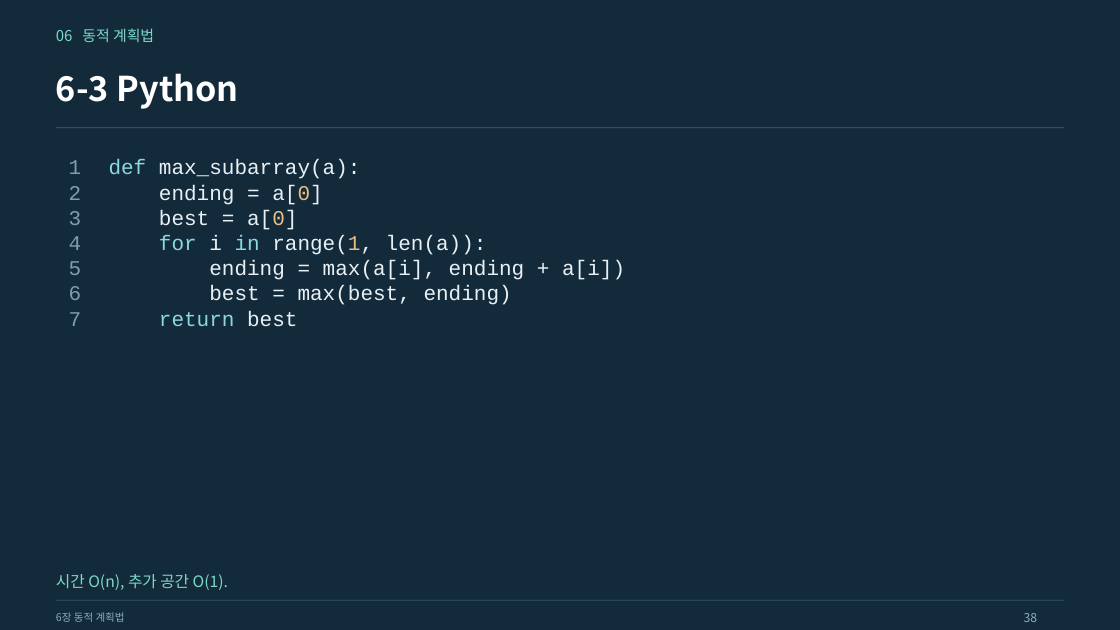
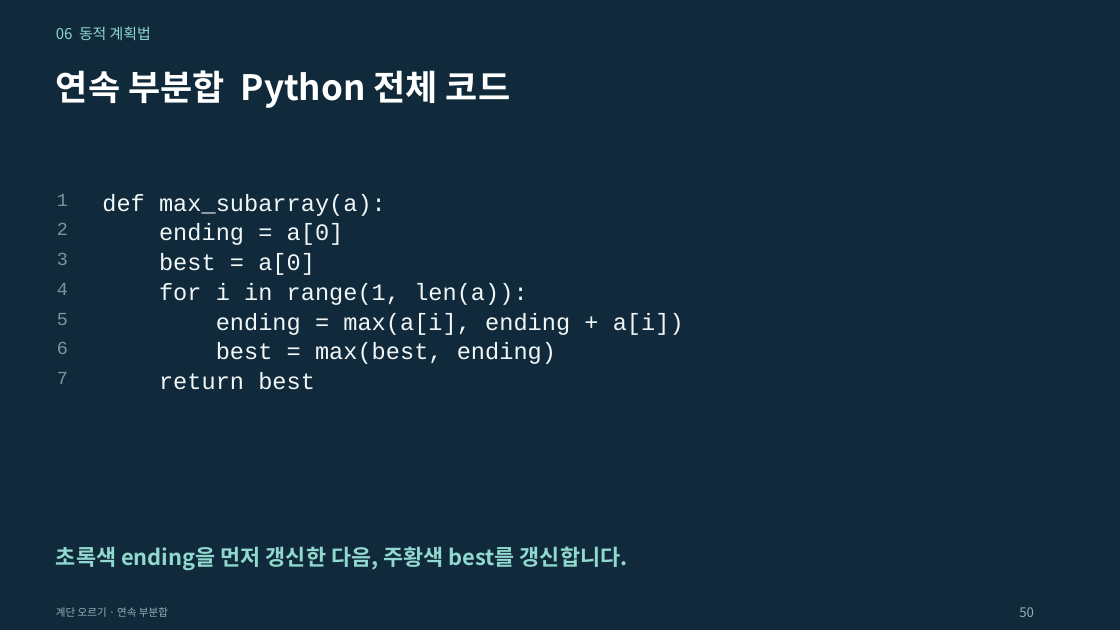
Before and after one commit to Sangdon-Park/Sangdon-Park.github.io, a slide deck: slide 50 of data/알고리즘/6장_동적_계획법.pptx (slide 38 before the commit). Drawn at 1120x630 pixels with LibreOffice and Linux fonts; fonts in the diff are those of the drawing. Boxes give left, top, right and bottom in pixels: in the first picture for what was removed or moved away, otherwise in the second. Text is boxed around its words. In the diff, an @@ line names an element or a change of style, - is before the commit and + after.

```diff
--- a/data/알고리즘/6장_동적_계획법.pptx
+++ b/data/알고리즘/6장_동적_계획법.pptx
@@ background #132A3B to #102A3B @@
@@ text "06 동적 계획법" at (x1=56, y1=26, x2=151, y2=40): text colour #7CD7CC to #8ED7CE; line spacing 1.12 to 1.1 @@
@@ text removed at (x1=56, y1=73, x2=239, y2=109) @@
-6-3 Python
@@ text added at (x1=56, y1=70, x2=510, y2=108), 30 pt, text #FFFFFF, bold @@
+연속 부분합 Python 전체 코드
@@ line removed from (56, 128) to (1065, 128) @@
@@ text removed at (x1=69, y1=160, x2=82, y2=326) @@
-1
-2
-3
-4
-5
-6
-7
@@ text at (x1=109, y1=160, x2=487, y2=255): paragraphs removed @@
-def max_subarray(a):
-ending = a[0]
-best = a[0]
-for i in range(1, len(a)):
@@ text added at (x1=57, y1=194, x2=68, y2=206), 15.8 pt, text #7795A3 @@
+1
@@ text added at (x1=102, y1=194, x2=386, y2=216), 20.2 pt, text #F1F6F7 @@
+def max_subarray(a):
@@ text added at (x1=57, y1=223, x2=68, y2=235), 15.8 pt, text #7795A3 @@
+2
@@ text added at (x1=159, y1=223, x2=344, y2=245), 20.2 pt, text #F1F6F7 @@
+ending = a[0]
@@ text added at (x1=57, y1=253, x2=68, y2=265), 15.8 pt, text #7795A3 @@
+3
@@ text added at (x1=159, y1=253, x2=315, y2=275), 20.2 pt, text #F1F6F7 @@
+best = a[0]
@@ text added at (x1=57, y1=283, x2=68, y2=295), 15.8 pt, text #7795A3 @@
+4
@@ text at (x1=159, y1=286, x2=512, y2=326): paragraphs removed @@
-best = max(best, ending)
-return best
@@ text added at (x1=159, y1=283, x2=527, y2=305), 20.2 pt, text #F1F6F7 @@
+for i in range(1, len(a)):
@@ text added at (x1=57, y1=313, x2=68, y2=325), 15.8 pt, text #7795A3 @@
+5
@@ text "ending = max(a[i], ending + ..." moved from (x1=109, y1=160, x2=625, y2=326) to (x1=216, y1=313, x2=684, y2=335) @@
@@ text "ending = max(a[i], ending + ..." at (x1=216, y1=313, x2=684, y2=335): size 18 to 20.2 pt, text colour #E8F0F4 to #F1F6F7; line spacing 1 to 1.1 @@
@@ text added at (x1=57, y1=342, x2=68, y2=354), 15.8 pt, text #7795A3 @@
+6
@@ text added at (x1=216, y1=342, x2=556, y2=364), 20.2 pt, text #F1F6F7 @@
+best = max(best, ending)
@@ text added at (x1=57, y1=372, x2=68, y2=384), 15.8 pt, text #7795A3 @@
+7
@@ text added at (x1=159, y1=372, x2=315, y2=390), 20.2 pt, text #F1F6F7 @@
+return best
@@ text added at (x1=56, y1=546, x2=628, y2=571), 18.8 pt, text #91D8CE, bold @@
+초록색 ending을 먼저 갱신한 다음, 주황색 best를 갱신합니다.
@@ text removed at (x1=56, y1=574, x2=228, y2=590) @@
-시간 O(n), 추가 공간 O(1).
@@ line removed from (56, 601) to (1065, 601) @@
@@ text removed at (x1=56, y1=612, x2=125, y2=622) @@
-6장 동적 계획법
@@ text added at (x1=56, y1=607, x2=168, y2=617), 9 pt, text #94B0BD @@
+계단 오르기 · 연속 부분합
@@ text added at (x1=1019, y1=607, x2=1034, y2=617), 11.2 pt, text #94B0BD @@
+50
@@ text removed at (x1=1024, y1=613, x2=1038, y2=622) @@
-38
```
Also in this commit, not shown: 9 other slides changed, 49 slides added, 35 slides removed, 12 other files.
